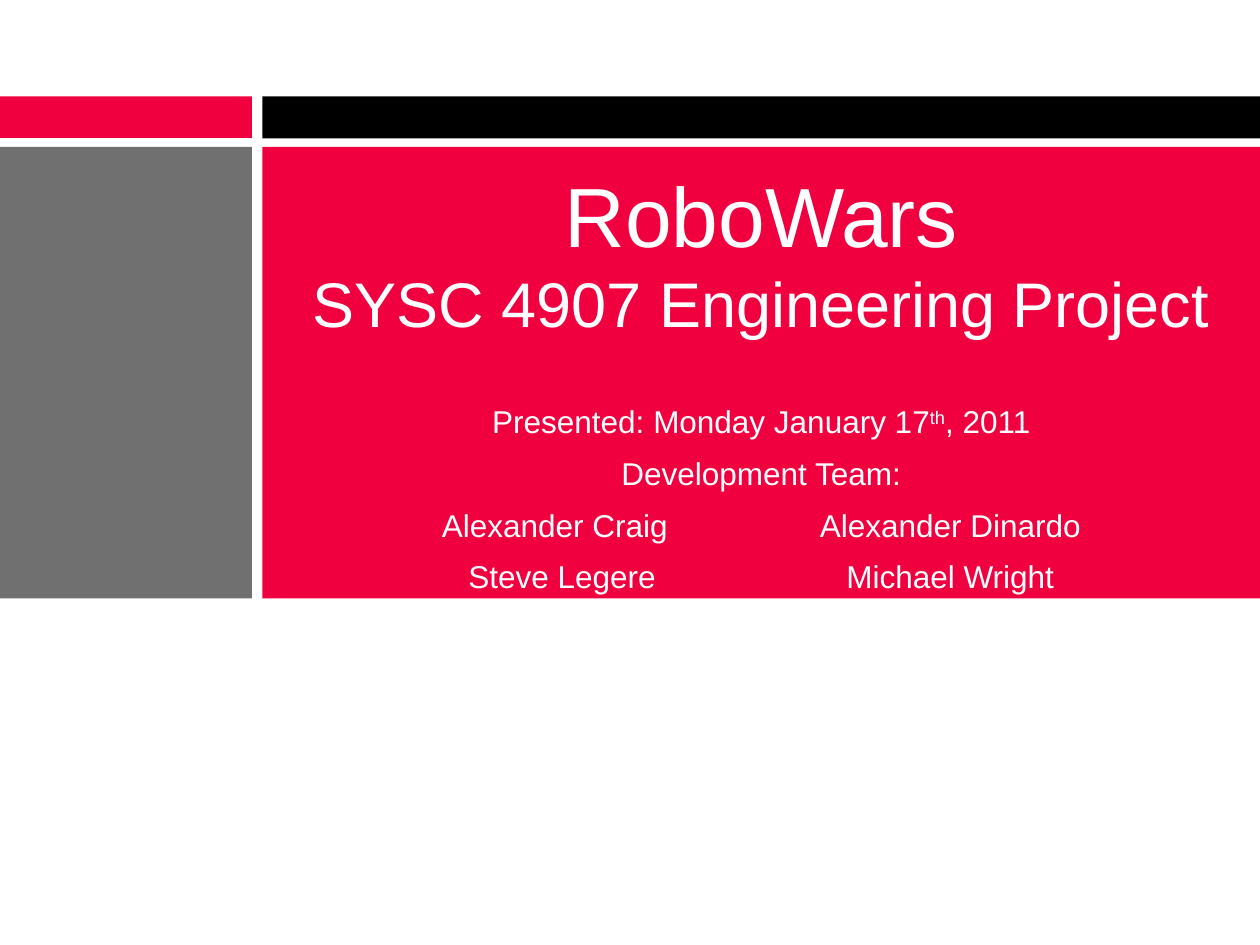
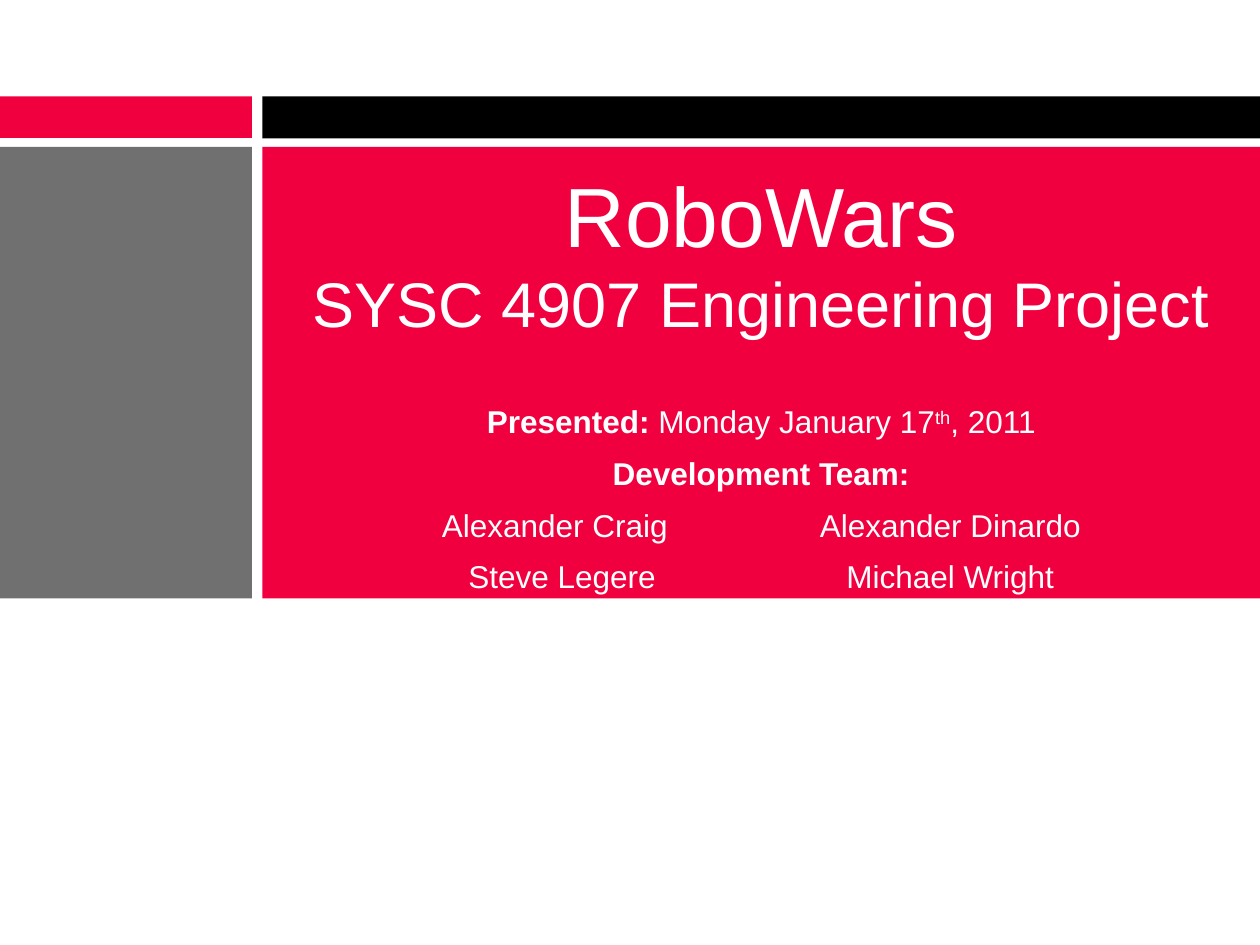
Before and after one commit to alexcraig/RoboWars, a slide deck: slide 1 of docs/presentation_slides/RoboWarsPresentation_AlexCraig.pptx. Drawn at 1260x945 pixels with LibreOffice and Linux fonts; fonts in the diff are those of the drawing; background and template pictures are left out. Boxes give left, top, right and bottom in pixels: in the first picture for what was removed or moved away, otherwise in the second. Text is boxed around its words. In the diff, an @@ line names an element or a change of style, - is before the commit and + after.

```diff
--- a/docs/presentation_slides/RoboWarsPresentation_AlexCraig.pptx
+++ b/docs/presentation_slides/RoboWarsPresentation_AlexCraig.pptx
@@ subtitle at (487, 410, 1036, 491): bold on in "Presented:", "Development Team:" @@
```
Also in this commit, not shown: 6 other slides changed, 1 slide added.
